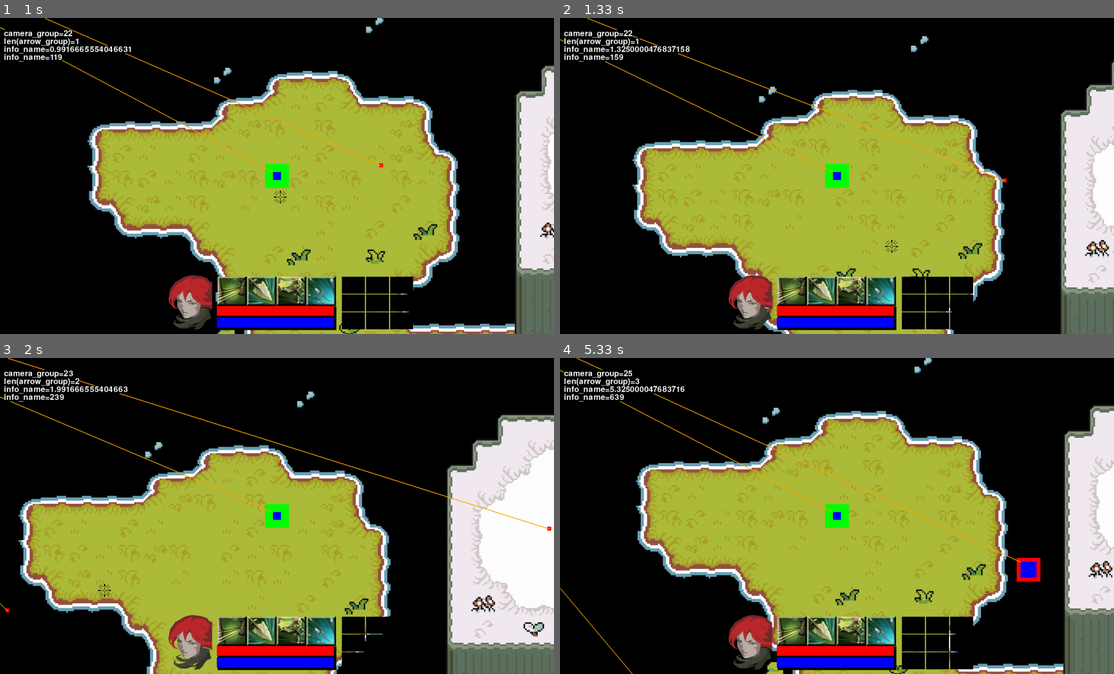
Above: before the commit, frames 1-4 (two rows, left to right).
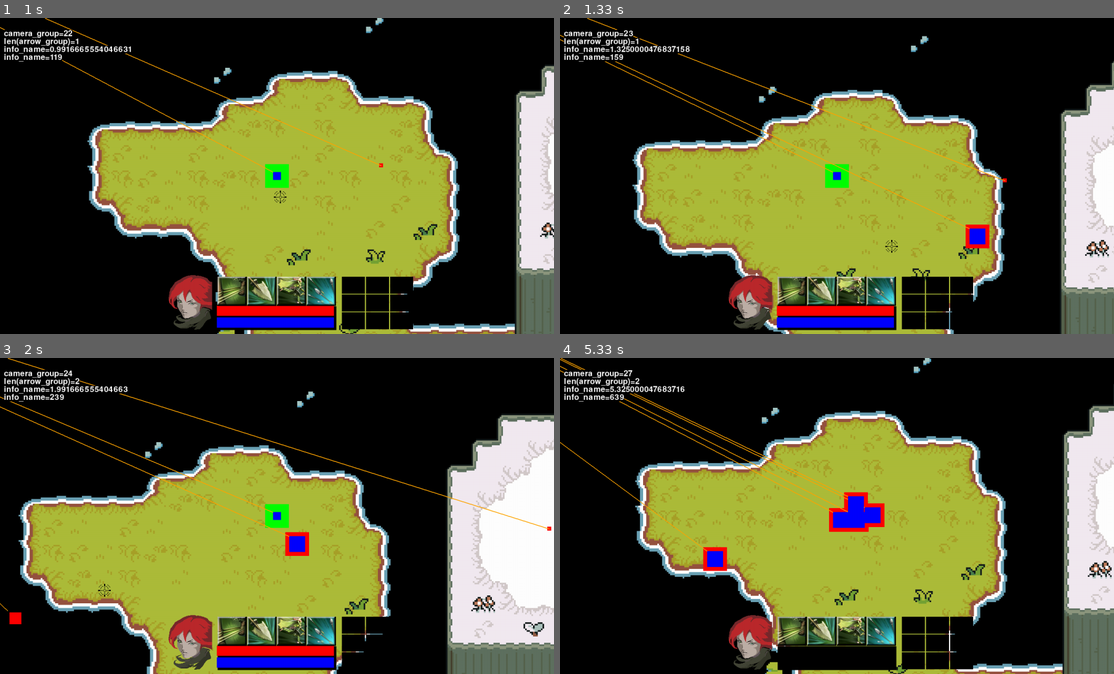
Above: after the commit, the same moments.

Repository: ArcherWayne/pygame_windranger_simulator
Game: pygame game, started from main.py
Same seed, same stepped clock (60 frames per second), same inputs: the game is played once before the commit and once after it.
Inputs (mouse positions are in pixels of both pictures, inside the frame that each line leads up to):
- Up to frame 1 (1 s): right-click (454, 166) at 0.38 s; hold D from 0.67 s (still down); click (282, 198) at 0.75 s
- Up to frame 2 (1.33 s): release D at 1.13 s; hold W from 1.17 s (still down); click (892, 245) at 1.25 s
- Up to frame 3 (2 s): release W at 1.47 s; hold D 1.5-1.97 s; click (105, 591) at 1.58 s; tap 2 at 1.65 s
- Up to frame 4 (5.33 s): hold A 2-2.53 s; click (903, 544) at 2.08 s; hold S 2.57-2.87 s; click (848, 408) at 2.65 s; right-click (842, 550) at 2.95 s; hold A 3.23-3.63 s; click (837, 553) at 3.32 s; hold W 3.67-4.03 s; click (1047, 636) at 3.75 s; hold D 4.07-4.7 s; click (759, 449) at 4.15 s; tap 2 at 4.22 s; hold S 4.73-5.1 s; click (981, 487) at 4.82 s; hold A from 5.13 s (still down); click (626, 446) at 5.22 s

Frame 1 is identical in both runs. In frame 2, 0.6% of the frame differs, in the area x 0-78%, y 3-73%; in frame 3, 0.6%; in frame 4, 7.0%, in the area x 0-100%, y 0-100%.

Commit message:
penetration system

Diff:
--- a/arrow.py
+++ b/arrow.py
@@ -17,6 +17,7 @@
 		self.movement_speed = speed
 		self.damage = damage
 		self.knockback = ARROW_KNOCKBACK
+		self.penetration = ARROW_PENETRATION
 		self.start_pos = hero_pos
 
 		self.pos = pygame.math.Vector2()
@@ -34,6 +35,8 @@
 		self.time_10s = 0
 		self.creep_group = creep_group
 
+		self.penetrated_creeps = []
+
 	def check_collision(self):
 		# 存在两种碰撞:
 		# 1. 检查是否rect之间有碰撞, 这个会检查rect在图像上是否重叠
@@ -41,13 +44,19 @@
 		# 在bullet中, 依旧要使用camera_group
 		hit_creeps_list = pygame.sprite.spritecollide(self, self.creep_group, False)
 		if hit_creeps_list:
-			self.kill()
 			for creep in hit_creeps_list:
-				creep.got_hit(self.damage, self)
+				if creep not in self.penetrated_creeps:
+					creep.got_hit(self.damage, self)
+					self.penetrated_creeps.append(creep)
+					self.penetration -= 1
 
 	def kill_when_more_than_10s(self):
 		self.time_10s += 1
 		if self.time_10s >= FPS*10:
+			self.kill()
+
+	def kill_when_penetrated(self):
+		if self.penetration <= 0:
 			self.kill()
 
 
@@ -58,4 +67,5 @@
 		self.rect.y = round(self.pos.y)
 
 		self.kill_when_more_than_10s()
+		self.kill_when_penetrated()
 		self.check_collision()
--- a/hero.py
+++ b/hero.py
@@ -150,15 +150,16 @@
 			self.direction = self.direction.normalize()
 
 		self.movement_speed = speed * 3
-		self.damage = damage * 3
+		self.damage = damage * 10
 		self.knockback = ARROW_KNOCKBACK * 3
+		self.penetration = ARROW_PENETRATION * 10
 		self.start_pos = hero_pos
 
 		self.pos = pygame.math.Vector2()
 		self.pos.x = hero_pos.x
 		self.pos.y = hero_pos.y
 
-		self.image = pygame.Surface((ARROW_WIDTH, ARROW_HEIGHT)).convert_alpha()
+		self.image = pygame.Surface((ARROW_WIDTH * 3, ARROW_HEIGHT * 3)).convert_alpha()
 		self.image.fill(RED)
 		# self.rect = self.image.get_rect(center = (self.pos[0], self.pos[1]))
 		self.rect = pygame.Rect(0, 0, ARROW_COLLISION_WIDTH, ARROW_COLLISION_HEIGHT)
@@ -168,19 +169,3 @@
 		# stats
 		self.time_10s = 0
 		self.creep_group = creep_group
-
-
-	def check_collision(self):
-		hit_creeps_list = pygame.sprite.spritecollide(self, self.creep_group, False)
-		if hit_creeps_list:
-			for creep in hit_creeps_list:
-				creep.got_hit(self.damage, self)
-
-	def update(self, dt):
-		self.pos.x += self.direction.x * self.movement_speed * dt
-		self.rect.x = round(self.pos.x)
-		self.pos.y += self.direction.y * self.movement_speed * dt
-		self.rect.y = round(self.pos.y)
-
-		self.kill_when_more_than_10s()
-		self.check_collision()
--- a/main.py
+++ b/main.py
@@ -52,7 +52,7 @@
 
 # user event setting
 		self.creep_enemy_timer = pygame.USEREVENT + 1
-		pygame.time.set_timer(self.creep_enemy_timer, 3000)
+		pygame.time.set_timer(self.creep_enemy_timer, 1000)
 
 # attribute setup
 		self.cursor = CURSOR()
--- a/setting.py
+++ b/setting.py
@@ -52,6 +52,7 @@
 ARROW_SPEED = 600
 ARROW_DAMAGE = 42
 ARROW_KNOCKBACK = 200
+ARROW_PENETRATION = 1
 
 POWERSHOT_CD = FPS * 3
 
@@ -62,7 +63,7 @@
 CREEP_COLLISION_WIDTH = 40
 CREEP_COLLISION_HEIGHT = 40
 CREEP_HEALTH = 550
-CREEP_MOVEMENT_SPEED = 0 # 315
+CREEP_MOVEMENT_SPEED = 315 # 315
 CREEP_DAMAGE = 19
 CREEP_ATTACK_INTERVAL = FPS/10
 
